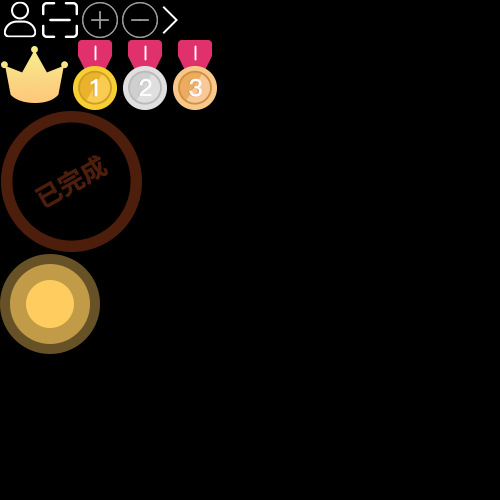
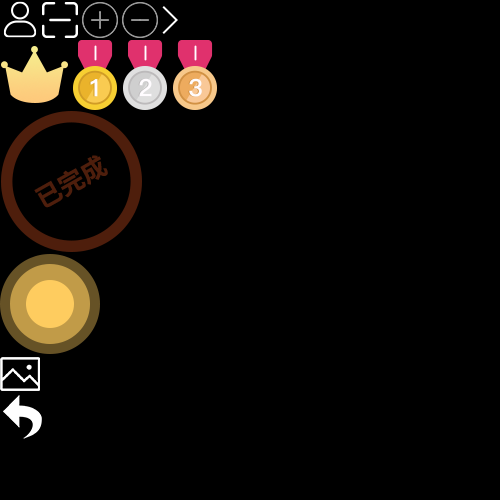
Two versions of the same layered image (w=500, h=500). Layer-by-layer changes:
added layer "返回" above "照片" over [3,395,42,439]
added layer "照片" above "组 9" over [0,357,40,391]
